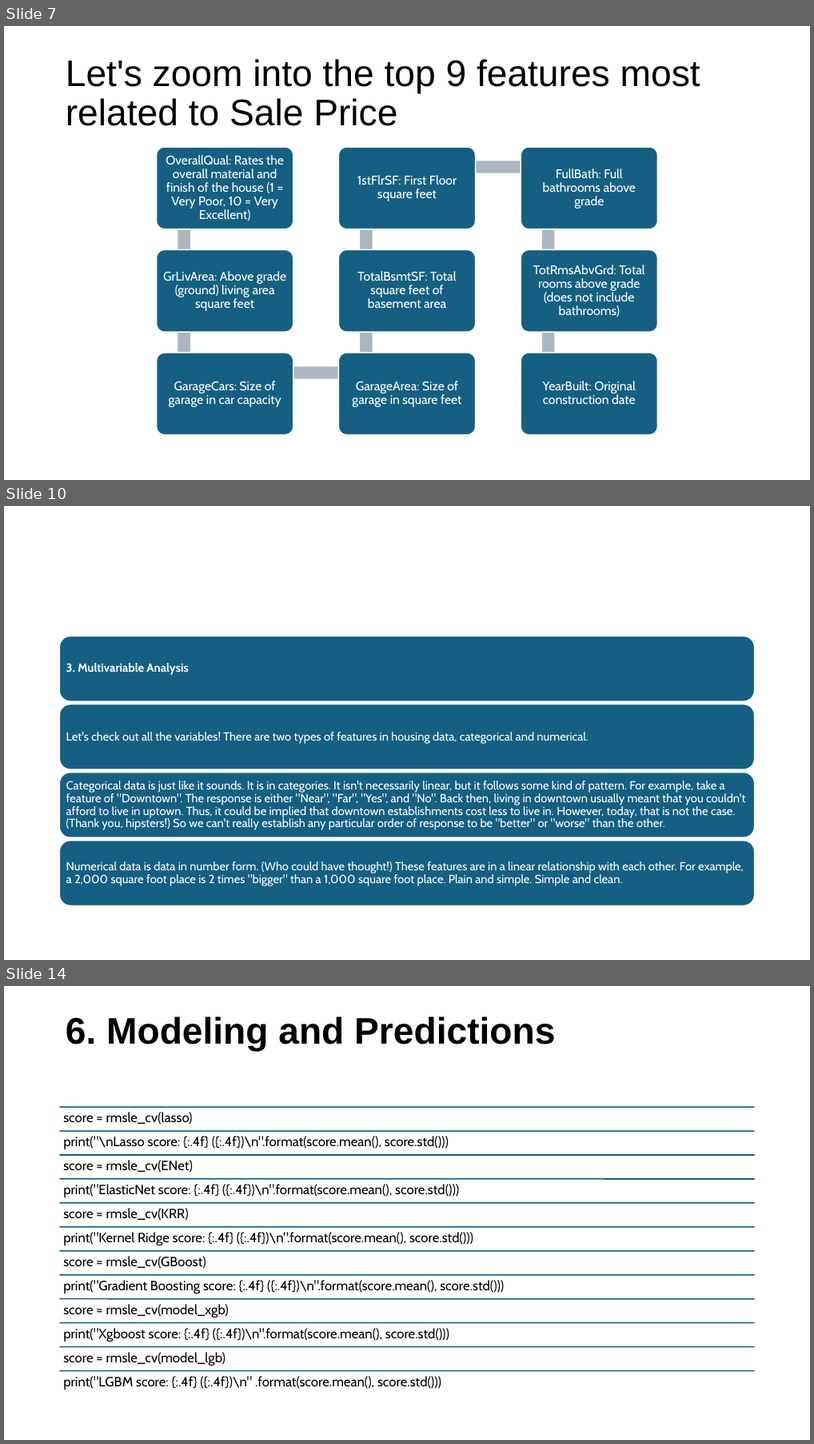
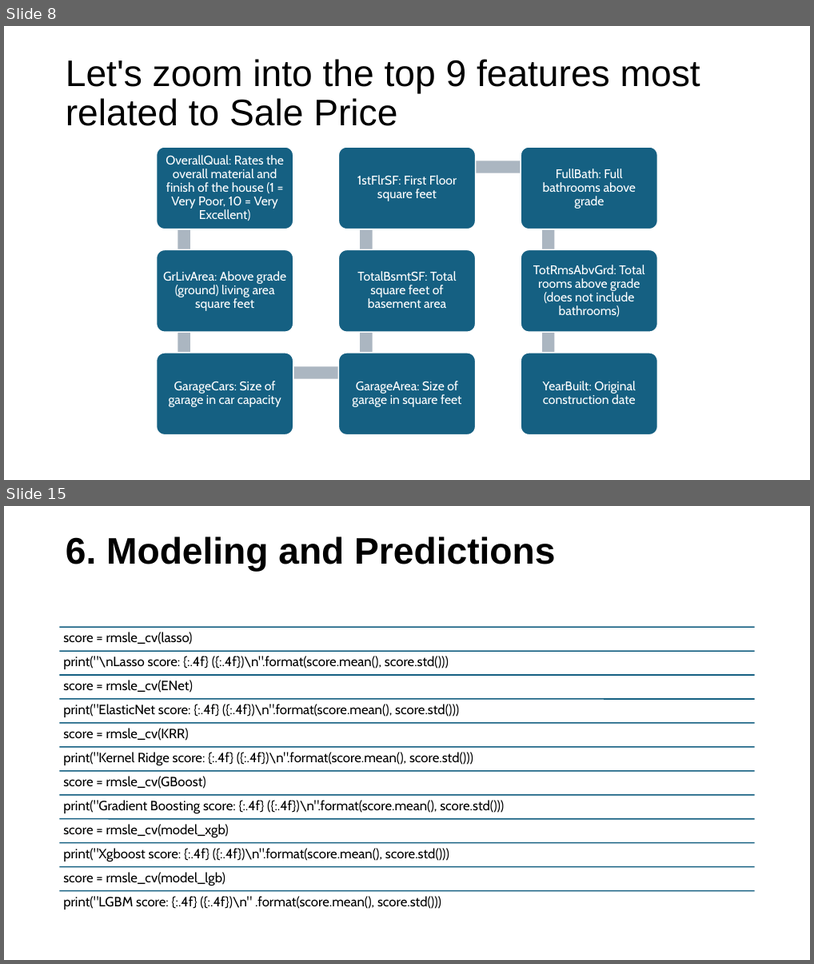
Before and after one commit to AnsarMuhammadAt10Pearls/Intro_To_AI_Course, a slide deck: _week4_Kaggle Dataset-predicting house prices.pptx. Shown one above the other, each under a label of ours: slides 7, 10 and 14 before the commit, slides 8 and 15 after it; the slides between them are not shown. The pictures are 814x1444 and 814x964 pixels, drawn with LibreOffice and Linux fonts; fonts in the diff are those of the drawing. Boxes give left, top, right and bottom in pixels: in the first picture for what was removed or moved away, otherwise in the second. Text is boxed around its words. In the diff, an @@ line names an element or a change of style, - is before the commit and + after.

```diff
--- a/_week4_Kaggle Dataset-predicting house prices.pptx
+++ b/_week4_Kaggle Dataset-predicting house prices.pptx
@@ slide 10 removed at (4, 506, 810, 960), background #FFFFFF @@
@@ group removed at (60, 636, 755, 905): 4 rounded rectangles, 4 texts @@
-3. Multivariable Analysis
-Let's check out all the variables! There are two types of features in housing data, categorical and numerical.
-Categorical data is just like it sounds. It is in categories. It isn't necessarily linear, but it follows some kind of pattern. For example, take a feature of "Downtown". The response is either "Near", "Far", "Yes", and "No". Back then, living in downtown usually meant that you couldn't afford to live in uptown. Thus, it could be implied that downtown establishments cost less to live in. However, today, that is not the case. (Thank you, hipsters!) So we can't really establish any particular order of response to be "better" or "worse" than the other.
-Numerical data is data in number form. (Who could have thought!) These features are in a linear relationship with each other. For example, a 2,000 square foot place is 2 times "bigger" than a 1,000 square foot place. Plain and simple. Simple and clean.
@@ what was slide 7 is now slide 8 @@
@@ what was slide 14 is now slide 15 @@
```
Also in this commit, not shown: 9 slides changed, 3 slides added, 1 other slide removed.
